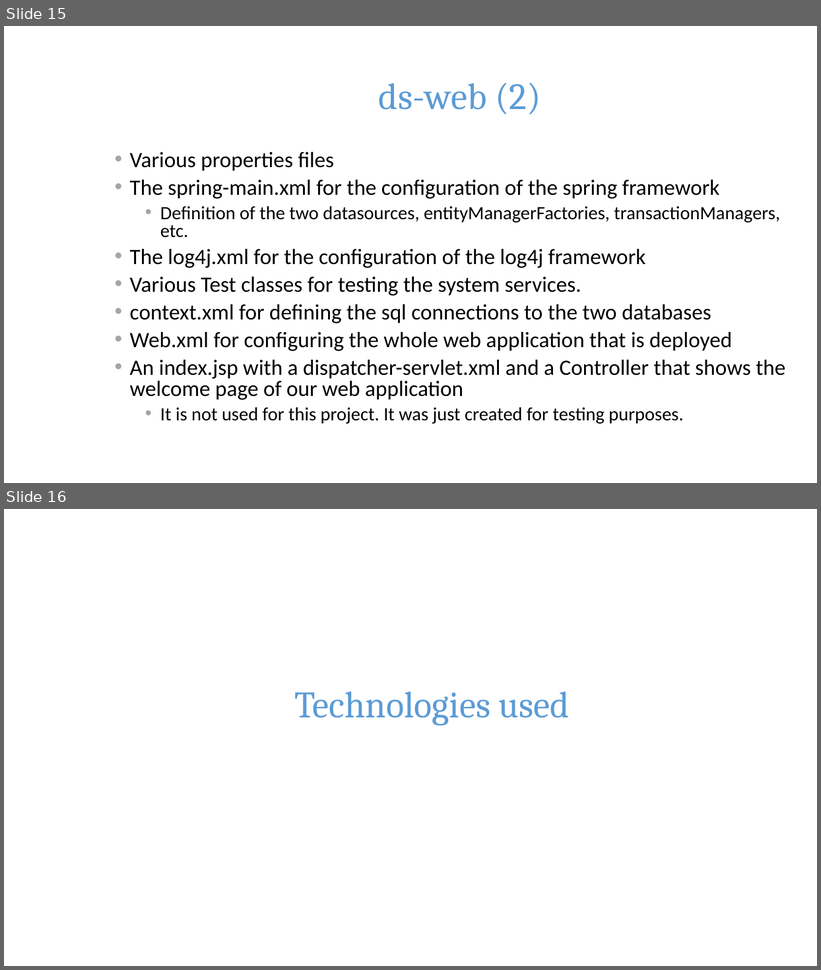
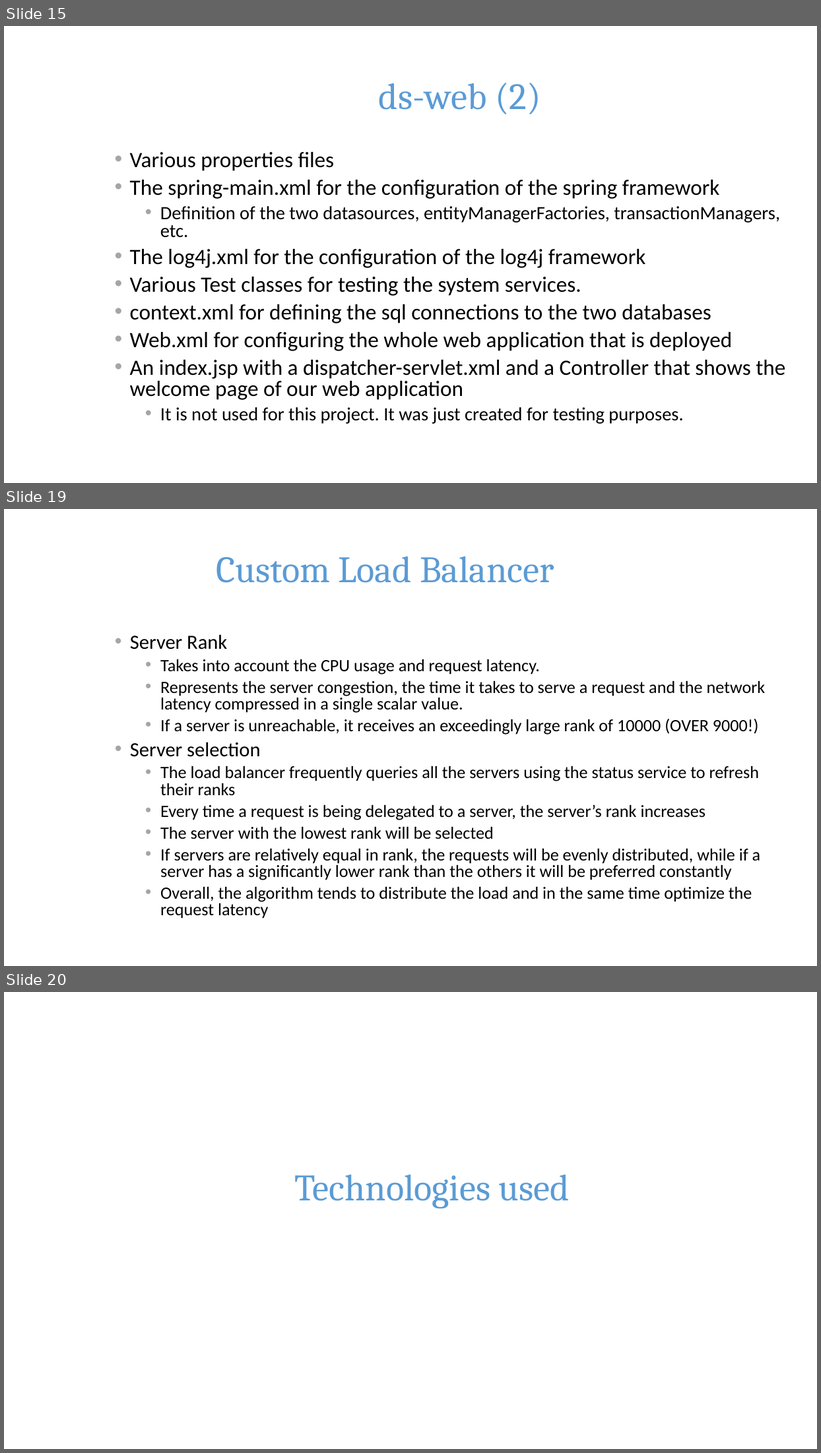
Before and after one commit to std08010/ds2015, a slide deck: Presentation.pptx. Shown one above the other, each under a label of ours: slides 15 and 16 before the commit, slides 15, 19 and 20 after it; the slides between them are not shown. The pictures are 821x970 and 821x1453 pixels, drawn with LibreOffice and Linux fonts; fonts in the diff are those of the drawing; background and template pictures are left out. Boxes give left, top, right and bottom in pixels: in the first picture for what was removed or moved away, otherwise in the second. Text is boxed around its words. In the diff, an @@ line names an element or a change of style, - is before the commit and + after.

Commit message:
Changed presentation

```diff
--- a/Presentation.pptx
+++ b/Presentation.pptx
@@ slide 19 added at (4, 509, 817, 966), background picture (left out) @@
@@ title added at (216, 557, 554, 583), 44 pt, text #5B9BD5 @@
+Custom Load Balancer
@@ text added at (130, 634, 766, 919), 20.4 pt, text #000000 @@
+• Server Rank
+  • Takes into account the CPU usage and request latency.
+  • Represents the server congestion, the time it takes to serve a request and the network latency compressed in a single scalar value.
+  • If a server is unreachable, it receives an exceedingly large rank of 10000 (OVER 9000!)
+• Server selection
+  • The load balancer frequently queries all the servers using the status service to refresh their ranks
+  • Every time a request is being delegated to a server, the server’s rank increases
+  • The server with the lowest rank will be selected
+  • If servers are relatively equal in rank, the requests will be evenly distributed, while if a server has a significantly lower rank than the others it will be preferred constantly
+  • Overall, the algorithm tends to distribute the load and in the same time optimize the request latency
@@ what was slide 16 is now slide 20 @@
```
Also in this commit, not shown: 3 other slides added.
